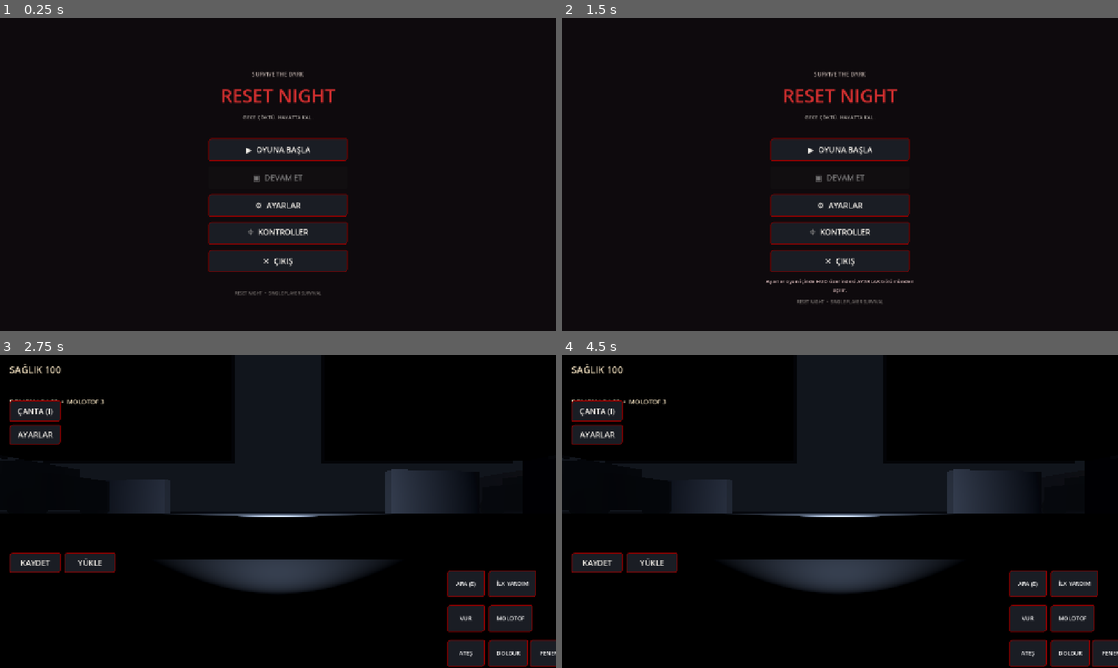
Above: before the commit, frames 1-4 (two rows, left to right).
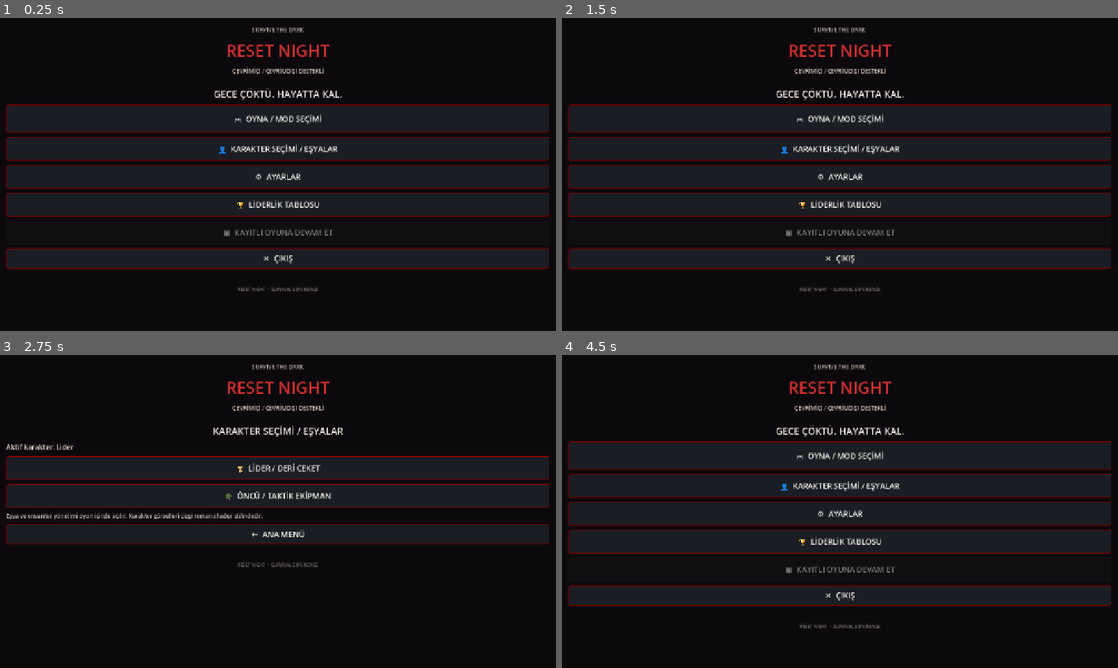
Above: after the commit, the same moments.

Repository: FatihKoc81/RESET-NIGHT
Game: Godot game, scene res://scenes/ui/MainMenu3D.tscn
Same seed, same stepped clock (60 frames per second), same inputs: the game is played once before the commit and once after it.
Inputs (mouse positions are in pixels of both pictures, inside the frame that each line leads up to):
- Up to frame 1 (0.25 s): no input
- Up to frame 2 (1.5 s): click "⚙ AYARLAR" at 0.5 s; click (840, 177) at 1.25 s, where only the run after the commit has a clickable "← ANA MENÜ"
- Up to frame 3 (2.75 s): click (278, 486) at 2 s, where only the run after the commit has a clickable "👤 KARAKTER SEÇİMİ / EŞYALAR"
- Up to frame 4 (4.5 s): click (840, 533) at 2.75 s, where only the run after the commit has a clickable "← ANA MENÜ"; click (840, 542) at 3.5 s, where only the run after the commit has a clickable "🏆 LİDERLİK TABLOSU"; click (840, 464) at 4.25 s, where only the run after the commit has a clickable "← ANA MENÜ"

The runs differ from the first frame. In frame 1, 8.1% of the frame differs, in the area x 1-99%, y 2-89%; in frame 2, 8.3%; in frame 3, 20%; in frame 4, 34%, in the area x 1-100%, y 2-100%.
Error before the commit: Parse Error: Cannot infer the type of "overflow" variable because the value doesn't have a set type. (res://scripts/loot_container.gd:50)

Commit message:
Restructure main menu with game modes and ENet co-op lobby foundation

Diff:
--- a/godot/project.godot
+++ b/godot/project.godot
@@ -26,6 +26,7 @@
 [autoload]
 SaveManager="*res://scripts/save_manager.gd"
 MobileInputManager="*res://scripts/mobile_input_manager.gd"
+NetworkManager="*res://scripts/network_manager.gd"
 
 [input]
 move_forward={"deadzone":0.2,"events":[Object(InputEventKey,"physical_keycode":87)]}
--- a/godot/scripts/main_menu_3d.gd
+++ b/godot/scripts/main_menu_3d.gd
@@ -2,121 +2,279 @@
 
 const GAME_SCENE := "res://scenes/maps/Map3D.tscn"
 const BUILDER = preload("res://scripts/ui_asset_builder.gd")
-
+const PORT := 2456
+
+var _body: VBoxContainer
+var _notice: Label
+var _content: VBoxContainer
 var _continue_button: Button
-var _notice: Label
+var _join_address: LineEdit
+var _lobby_status: Label
+var _selected_character := "leader"
+var _settings := ConfigFile.new()
 
 func _ready() -> void:
-    _build_menu()
+    theme = BUILDER.new().setup_theme()
+    _settings.load("user://settings.cfg")
+    _selected_character = str(_settings.get_value("player", "character", "leader"))
+    _build_shell()
+    _show_home()
     get_viewport().size_changed.connect(_layout_menu)
     _layout_menu()
-    _continue_button.disabled = not FileAccess.file_exists("user://save_game.dat")
-
-func _build_menu() -> void:
-    theme = BUILDER.new().setup_theme()
+
+func _build_shell() -> void:
     var background := ColorRect.new()
     background.set_anchors_and_offsets_preset(Control.PRESET_FULL_RECT)
-    background.color = Color("#0a0b0e")
+    background.color = Color("#080a0e")
     add_child(background)
 
     var haze := ColorRect.new()
     haze.set_anchors_and_offsets_preset(Control.PRESET_FULL_RECT)
     haze.mouse_filter = Control.MOUSE_FILTER_IGNORE
-    haze.color = Color(0.10, 0.025, 0.035, 0.24)
+    haze.color = Color(0.12, 0.025, 0.035, 0.20)
     background.add_child(haze)
 
-    var content := VBoxContainer.new()
-    content.name = "MenuContent"
-    content.alignment = BoxContainer.ALIGNMENT_CENTER
-    content.add_theme_constant_override("separation", 12)
-    content.custom_minimum_size = Vector2(340, 480)
-    add_child(content)
-
-    var eyebrow := Label.new()
-    eyebrow.text = "SURVIVE THE DARK"
+    var scroll := ScrollContainer.new()
+    scroll.name = "MenuScroll"
+    scroll.set_anchors_and_offsets_preset(Control.PRESET_FULL_RECT)
+    scroll.offset_left = 14
+    scroll.offset_top = 18
+    scroll.offset_right = -14
+    scroll.offset_bottom = -18
+    scroll.horizontal_scroll_mode = ScrollContainer.SCROLL_MODE_DISABLED
+    add_child(scroll)
+
+    _content = VBoxContainer.new()
+    _content.name = "MenuContent"
+    _content.size_flags_horizontal = Control.SIZE_EXPAND_FILL
+    _content.add_theme_constant_override("separation", 12)
+    scroll.add_child(_content)
+
+    var eyebrow := _label("SURVIVE THE DARK", 13, "#b5a7a2")
     eyebrow.horizontal_alignment = HORIZONTAL_ALIGNMENT_CENTER
-    eyebrow.add_theme_font_size_override("font_size", 13)
-    eyebrow.add_theme_color_override("font_color", Color("#b5a7a2"))
-    content.add_child(eyebrow)
-
-    var title := Label.new()
-    title.text = "RESET NIGHT"
+    _content.add_child(eyebrow)
+    var title := _label("RESET NIGHT", 38, "#d32f2f")
     title.horizontal_alignment = HORIZONTAL_ALIGNMENT_CENTER
-    title.add_theme_font_size_override("font_size", 42)
-    title.add_theme_color_override("font_color", Color("#d32f2f"))
-    content.add_child(title)
-
-    var subtitle := Label.new()
-    subtitle.text = "GECE ÇÖKTÜ. HAYATTA KAL."
+    _content.add_child(title)
+    var subtitle := _label("ÇEVRİMİÇİ / ÇEVRİMDIŞI DESTEKLİ", 13, "#d4c4bd")
     subtitle.horizontal_alignment = HORIZONTAL_ALIGNMENT_CENTER
-    subtitle.add_theme_font_size_override("font_size", 12)
-    subtitle.add_theme_color_override("font_color", Color("#aaa5a0"))
-    content.add_child(subtitle)
-
-    var gap := Control.new()
-    gap.custom_minimum_size.y = 16
-    content.add_child(gap)
-
-    _add_button(content, "▶  OYUNA BAŞLA", _start_game)
-    _continue_button = _add_button(content, "▣  DEVAM ET", _continue_game)
-    _add_button(content, "⚙  AYARLAR", _open_settings)
-    _add_button(content, "⌖  KONTROLLER", _show_controls)
-    _add_button(content, "✕  ÇIKIŞ", _exit_game)
-
-    _notice = Label.new()
+    _content.add_child(subtitle)
+
+    var line := HSeparator.new()
+    _content.add_child(line)
+    _body = VBoxContainer.new()
+    _body.name = "MenuPage"
+    _body.add_theme_constant_override("separation", 10)
+    _body.size_flags_horizontal = Control.SIZE_EXPAND_FILL
+    _content.add_child(_body)
+
+    _notice = _label("", 12, "#e1b8ad")
     _notice.horizontal_alignment = HORIZONTAL_ALIGNMENT_CENTER
     _notice.autowrap_mode = TextServer.AUTOWRAP_WORD_SMART
-    _notice.add_theme_font_size_override("font_size", 12)
-    _notice.add_theme_color_override("font_color", Color("#d6b8b8"))
-    content.add_child(_notice)
-
-    var footer := Label.new()
-    footer.text = "RESET NIGHT  •  SINGLE PLAYER SURVIVAL"
+    _content.add_child(_notice)
+
+    var footer := _label("RESET NIGHT  •  SURVIVAL EXPERIENCE", 10, "#77716e")
     footer.horizontal_alignment = HORIZONTAL_ALIGNMENT_CENTER
-    footer.add_theme_font_size_override("font_size", 10)
-    footer.add_theme_color_override("font_color", Color("#77716e"))
-    content.add_child(footer)
-
-func _add_button(parent: VBoxContainer, caption: String, action: Callable) -> Button:
+    _content.add_child(footer)
+
+func _layout_menu() -> void:
+    if is_instance_valid(_content):
+        _content.custom_minimum_size.x = maxf(280.0, size.x - 28.0)
+
+func _label(value: String, font_size: int, color: String) -> Label:
+    var label := Label.new()
+    label.text = value
+    label.add_theme_font_size_override("font_size", font_size)
+    label.add_theme_color_override("font_color", Color(color))
+    label.autowrap_mode = TextServer.AUTOWRAP_WORD_SMART
+    return label
+
+func _clear_page() -> void:
+    for child in _body.get_children():
+        child.queue_free()
+    _notice.text = ""
+
+func _add_button(caption: String, action: Callable, min_height: int = 54) -> Button:
     var button := Button.new()
     button.text = caption
-    button.custom_minimum_size = Vector2(320, 52)
-    button.size_flags_horizontal = Control.SIZE_SHRINK_CENTER
+    button.custom_minimum_size = Vector2(0, min_height)
+    button.size_flags_horizontal = Control.SIZE_EXPAND_FILL
     button.pressed.connect(action)
-    parent.add_child(button)
+    _body.add_child(button)
     return button
 
-func _layout_menu() -> void:
-    var content := get_node_or_null("MenuContent") as Control
-    if content:
-        var w := minf(360.0, size.x - 32.0)
-        content.custom_minimum_size.x = w
-        content.position = Vector2((size.x - w) * 0.5, (size.y - 480.0) * 0.5)
-
-func _start_game() -> void:
+func _add_page_title(value: String) -> void:
+    var label := _label(value, 22, "#f0e8e3")
+    label.horizontal_alignment = HORIZONTAL_ALIGNMENT_CENTER
+    _body.add_child(label)
+
+func _show_home() -> void:
+    _clear_page()
+    _add_page_title("GECE ÇÖKTÜ. HAYATTA KAL.")
+    _add_button("🎮  OYNA / MOD SEÇİMİ", _show_modes, 64)
+    _add_button("👤  KARAKTER SEÇİMİ / EŞYALAR", _show_characters)
+    _add_button("⚙  AYARLAR", _show_settings)
+    _add_button("🏆  LİDERLİK TABLOSU", _show_leaderboard)
+    _continue_button = _add_button("▣  KAYITLI OYUNA DEVAM ET", _continue_game)
+    _continue_button.disabled = not FileAccess.file_exists("user://save_game.dat")
+    _add_button("✕  ÇIKIŞ", _exit_game, 46)
+
+func _show_modes() -> void:
+    _clear_page()
+    _add_page_title("OYUN MODLARI")
+    _add_button("💀  SOLO HAYATTA KALMA\nTek kişilik • Dalga tabanlı gece koruması", _start_solo, 76)
+    _add_button("👥  CO-OP HAYATTA KALMA\n2–4 kişilik • Çevrimiçi / Yerel ağ", _show_coop, 76)
+    _add_button("📜  HİKAYE & GÖREV MODU\nŞehirden kaçış • Bölge temizleme", _start_story, 76)
+    _add_button("←  ANA MENÜ", _show_home, 46)
+
+func _start_solo() -> void:
+    _start_map("solo")
+
+func _start_story() -> void:
+    _start_map("story")
+
+func _start_map(mode: String) -> void:
+    var manager := get_node_or_null("/root/NetworkManager")
+    if is_instance_valid(manager):
+        manager.game_mode = mode
+        if mode != "coop":
+            manager.close_session()
     var error := get_tree().change_scene_to_file(GAME_SCENE)
     if error != OK:
-        _notice.text = "3D oyun alanı açılamadı. Hata kodu: %d" % error
+        _notice.text = "Oyun alanı açılamadı. Hata kodu: %d" % error
+
+func _show_coop() -> void:
+    _clear_page()
+    _add_page_title("CO-OP LOBİSİ")
+    _body.add_child(_label("2–4 oyuncu • Aynı Wi-Fi / LAN veya yönlendirilebilir IP", 13, "#c4b9b4"))
+    _add_button("ODA OLUŞTUR (HOST)", _host_game, 58)
+    _join_address = LineEdit.new()
+    _join_address.placeholder_text = "Oda sahibinin IP adresi (örn. 192.168.1.10)"
+    _join_address.custom_minimum_size.y = 48
+    _body.add_child(_join_address)
+    _add_button("ODAYA KATIL", _join_game, 54)
+    _lobby_status = _label("Henüz bir lobiye bağlanmadın.", 13, "#d4c4bd")
+    _body.add_child(_lobby_status)
+    _add_button("OYUNU BAŞLAT (HOST)", _start_coop, 58)
+    _add_button("LOBİDEN AYRIL", _leave_lobby, 46)
+    _add_button("←  MODLARA DÖN", _show_modes, 46)
+    var manager := get_node_or_null("/root/NetworkManager")
+    if is_instance_valid(manager):
+        if not manager.lobby_status_changed.is_connected(_on_lobby_status_changed):
+            manager.lobby_status_changed.connect(_on_lobby_status_changed)
+        _lobby_status.text = manager.status_text
+
+func _host_game() -> void:
+    var manager := get_node_or_null("/root/NetworkManager")
+    if not is_instance_valid(manager):
+        _notice.text = "Ağ yöneticisi yüklenemedi."
+        return
+    var result: int = manager.host_game(PORT, 3)
+    if result == OK:
+        _lobby_status.text = manager.status_text
+    else:
+        _lobby_status.text = "Oda açılamadı. Hata kodu: %d" % result
+
+func _join_game() -> void:
+    var manager := get_node_or_null("/root/NetworkManager")
+    if not is_instance_valid(manager):
+        _notice.text = "Ağ yöneticisi yüklenemedi."
+        return
+    var address := _join_address.text.strip_edges()
+    if address.is_empty():
+        _lobby_status.text = "Katılmak için oda sahibinin IP adresini yaz."
+        return
+    var result: int = manager.join_game(address, PORT)
+    if result == OK:
+        _lobby_status.text = manager.status_text
+    else:
+        _lobby_status.text = "Bağlantı başlatılamadı. Hata kodu: %d" % result
+
+func _on_lobby_status_changed(message: String) -> void:
+    if is_instance_valid(_lobby_status):
+        _lobby_status.text = message
+
+func _leave_lobby() -> void:
+    var manager := get_node_or_null("/root/NetworkManager")
+    if is_instance_valid(manager):
+        manager.close_session()
+        _lobby_status.text = manager.status_text
+
+func _start_coop() -> void:
+    var manager := get_node_or_null("/root/NetworkManager")
+    if not is_instance_valid(manager) or not manager.is_host:
+        _lobby_status.text = "Oyunu yalnızca oda sahibi başlatabilir."
+        return
+    manager.game_mode = "coop"
+    _start_map("coop")
+
+func _show_characters() -> void:
+    _clear_page()
+    _add_page_title("KARAKTER SEÇİMİ / EŞYALAR")
+    _body.add_child(_label("Aktif karakter: " + _character_title(_selected_character), 16, "#e6d8cf"))
+    _add_button("🧥  LİDER / DERİ CEKET", func(): _select_character("leader"))
+    _add_button("🪖  ÖNCÜ / TAKTİK EKİPMAN", func(): _select_character("vanguard"))
+    _body.add_child(_label("Eşya ve envanter yönetimi oyun içinde açılır. Karakter görselleri çizgi roman shader stilindedir.", 13, "#c4b9b4"))
+    _add_button("←  ANA MENÜ", _show_home, 46)
+
+func _select_character(value: String) -> void:
+    _selected_character = value
+    _settings.set_value("player", "character", value)
+    _settings.save("user://settings.cfg")
+    _show_characters()
+
+func _character_title(value: String) -> String:
+    return "Lider" if value == "leader" else "Öncü"
+
+func _show_settings() -> void:
+    _clear_page()
+    _add_page_title("AYARLAR")
+    _body.add_child(_label("SES", 15, "#e6d8cf"))
+    var volume := HSlider.new()
+    volume.min_value = 0.0
+    volume.max_value = 1.0
+    volume.step = 0.05
+    volume.value = float(_settings.get_value("audio", "master", 0.8))
+    volume.value_changed.connect(_set_master_volume)
+    _body.add_child(volume)
+    _body.add_child(_label("DOKUNMATİK HASSASİYET", 15, "#e6d8cf"))
+    var sensitivity := HSlider.new()
+    sensitivity.min_value = 0.5
+    sensitivity.max_value = 2.0
+    sensitivity.step = 0.05
+    sensitivity.value = float(_settings.get_value("controls", "touch_sensitivity", 1.0))
+    sensitivity.value_changed.connect(_set_touch_sensitivity)
+    _body.add_child(sensitivity)
+    _body.add_child(_label("Grafik profili: Mobil uyumlu GL Compatibility (Godot proje ayarı).", 12, "#c4b9b4"))
+    _add_button("←  ANA MENÜ", _show_home, 46)
+
+func _set_master_volume(value: float) -> void:
+    var bus := AudioServer.get_bus_index("Master")
+    if bus >= 0:
+        AudioServer.set_bus_volume_linear(bus, value)
+    _settings.set_value("audio", "master", value)
+    _settings.save("user://settings.cfg")
+
+func _set_touch_sensitivity(value: float) -> void:
+    _settings.set_value("controls", "touch_sensitivity", value)
+    _settings.save("user://settings.cfg")
+    var mobile_input := get_node_or_null("/root/MobileInputManager")
+    if is_instance_valid(mobile_input) and mobile_input.has_method("set_touch_sensitivity"):
+        mobile_input.set_touch_sensitivity(0.005 * value)
+
+func _show_leaderboard() -> void:
+    _clear_page()
+    _add_page_title("LİDERLİK TABLOSU")
+    _body.add_child(_label("Çevrimiçi skor tablosu için sunucu/API henüz yapılandırılmadı. Bu ekran hazır; gerçek sıralama servisi bağlandığında skorlar burada gösterilecek.", 14, "#c4b9b4"))
+    _add_button("←  ANA MENÜ", _show_home, 46)
 
 func _continue_game() -> void:
-    if not FileAccess.file_exists("user://save_game.dat"):
-        _notice.text = "Henüz kayıtlı oyun bulunamadı."
-        return
-    var error := get_tree().change_scene_to_file(GAME_SCENE)
-    if error != OK:
-        _notice.text = "Kayıtlı oyun alanı açılamadı. Hata kodu: %d" % error
-        return
+    _start_map("solo")
     await get_tree().process_frame
     await get_tree().process_frame
     var saver := get_node_or_null("/root/SaveManager")
     if is_instance_valid(saver):
         saver.load_game()
 
-func _open_settings() -> void:
-    _notice.text = "Ayarlar oyun içinde HUD üzerindeki AYARLAR bölümünden açılır."
-
-func _show_controls() -> void:
-    _notice.text = "HAREKET: sol alt joystick  •  KAMERA: sağ ekranı sürükle\nSALDIRI: SOPA / POMPALI  •  ETKİLEŞİM: ARA"
-
 func _exit_game() -> void:
     get_tree().quit()
--- /dev/null
+++ b/godot/scripts/network_manager.gd
@@ -0,0 +1,86 @@
+extends Node
+
+signal lobby_status_changed(message: String)
+signal peer_joined(peer_id: int)
+signal peer_left(peer_id: int)
+
+const DEFAULT_PORT := 2456
+var game_mode := "solo"
+var is_host := false
+var status_text := "Lobi bağlantısı yok."
+var connected_peers: Array[int] = []
+
+func _ready() -> void:
+    multiplayer.peer_connected.connect(_on_peer_connected)
+    multiplayer.peer_disconnected.connect(_on_peer_disconnected)
+    multiplayer.connected_to_server.connect(_on_connected_to_server)
+    multiplayer.connection_failed.connect(_on_connection_failed)
+    multiplayer.server_disconnected.connect(_on_server_disconnected)
+
+func host_game(port: int = DEFAULT_PORT, max_clients: int = 3) -> int:
+    close_session(false)
+    var peer := ENetMultiplayerPeer.new()
+    var result := peer.create_server(port, clampi(max_clients, 1, 3))
+    if result != OK:
+        _set_status("Sunucu açılamadı. Port %d kullanılıyor olabilir." % port)
+        return result
+    multiplayer.multiplayer_peer = peer
+    is_host = true
+    game_mode = "coop"
+    connected_peers.clear()
+    _set_status("Oda hazır • Port: %d • IP: %s • Oyuncular: 1/4" % [port, _local_ip()])
+    return OK
+
+func join_game(address: String, port: int = DEFAULT_PORT) -> int:
+    close_session(false)
+    var peer := ENetMultiplayerPeer.new()
+    var result := peer.create_client(address, port)
+    if result != OK:
+        _set_status("Sunucuya bağlanılamadı. IP ve portu kontrol et.")
+        return result
+    multiplayer.multiplayer_peer = peer
+    is_host = false
+    game_mode = "coop"
+    _set_status("%s:%d adresine bağlanılıyor..." % [address, port])
+    return OK
+
+func close_session(emit_status: bool = true) -> void:
+    if multiplayer.multiplayer_peer != null:
+        multiplayer.multiplayer_peer.close()
+        multiplayer.multiplayer_peer = null
+    is_host = false
+    connected_peers.clear()
+    if emit_status:
+        _set_status("Lobi bağlantısı kapatıldı.")
+
+func _on_peer_connected(id: int) -> void:
+    if not connected_peers.has(id):
+        connected_peers.append(id)
+    _set_status("Oyuncu bağlandı • Oyuncular: %d/4" % (connected_peers.size() + 1))
+    peer_joined.emit(id)
+
+func _on_peer_disconnected(id: int) -> void:
+    connected_peers.erase(id)
+    _set_status("Oyuncu ayrıldı • Oyuncular: %d/4" % (connected_peers.size() + (1 if is_host else 0)))
+    peer_left.emit(id)
+
+func _on_connected_to_server() -> void:
+    _set_status("Oda bağlantısı kuruldu. Oda sahibinin oyunu başlatmasını bekle.")
+
+func _on_connection_failed() -> void:
+    close_session(false)
+    _set_status("Bağlantı başarısız. Aynı ağda olduğunuzu ve port %d erişimini kontrol edin." % DEFAULT_PORT)
+
+func _on_server_disconnected() -> void:
+    close_session(false)
+    _set_status("Oda sahibi bağlantıyı kapattı.")
+
+func _local_ip() -> String:
+    for address in IP.get_local_addresses():
+        if address.contains(".") and not address.begins_with("127.") and not address.begins_with("169.254."):
+            return address
+    return "IP bulunamadı"
+
+func _set_status(message: String) -> void:
+    status_text = message
+    lobby_status_changed.emit(message)
--- a/godot/scripts/player.gd
+++ b/godot/scripts/player.gd
@@ -6,6 +6,7 @@
 const STUN_CHANCE := 0.15
 const MOLOTOV_SCENE := preload("res://scenes/weapons/Molotov.tscn")
 const FIRST_AID_HEAL := 45.0
+const VANGUARD_VISUAL := preload("res://scenes/characters/VanguardSurvivor.tscn")
 
 @export var move_speed := 5.2
 @export var max_health := 100.0
@@ -29,6 +30,7 @@
 
 func _ready() -> void:
     add_to_group("player")
+    _apply_saved_character()
     health = max_health
     call_deferred("_find_hud")
     flashlight_on = flashlight.is_on
@@ -39,6 +41,20 @@
     $InventoryManager.add_item("molotov", molotov_count)
     molotov_count = 0
     Input.mouse_mode = Input.MOUSE_MODE_CAPTURED
+
+
+func _apply_saved_character() -> void:
+    var config := ConfigFile.new()
+    if config.load("user://settings.cfg") != OK:
+        return
+    var character := str(config.get_value("player", "character", "leader"))
+    if character == "vanguard":
+        var old_visual := get_node_or_null("Visual")
+        if is_instance_valid(old_visual):
+            old_visual.queue_free()
+        var visual := VANGUARD_VISUAL.instantiate()
+        visual.name = "Visual"
+        add_child(visual)
 
 func _find_hud() -> void:
     hud = get_tree().get_first_node_in_group("hud")
